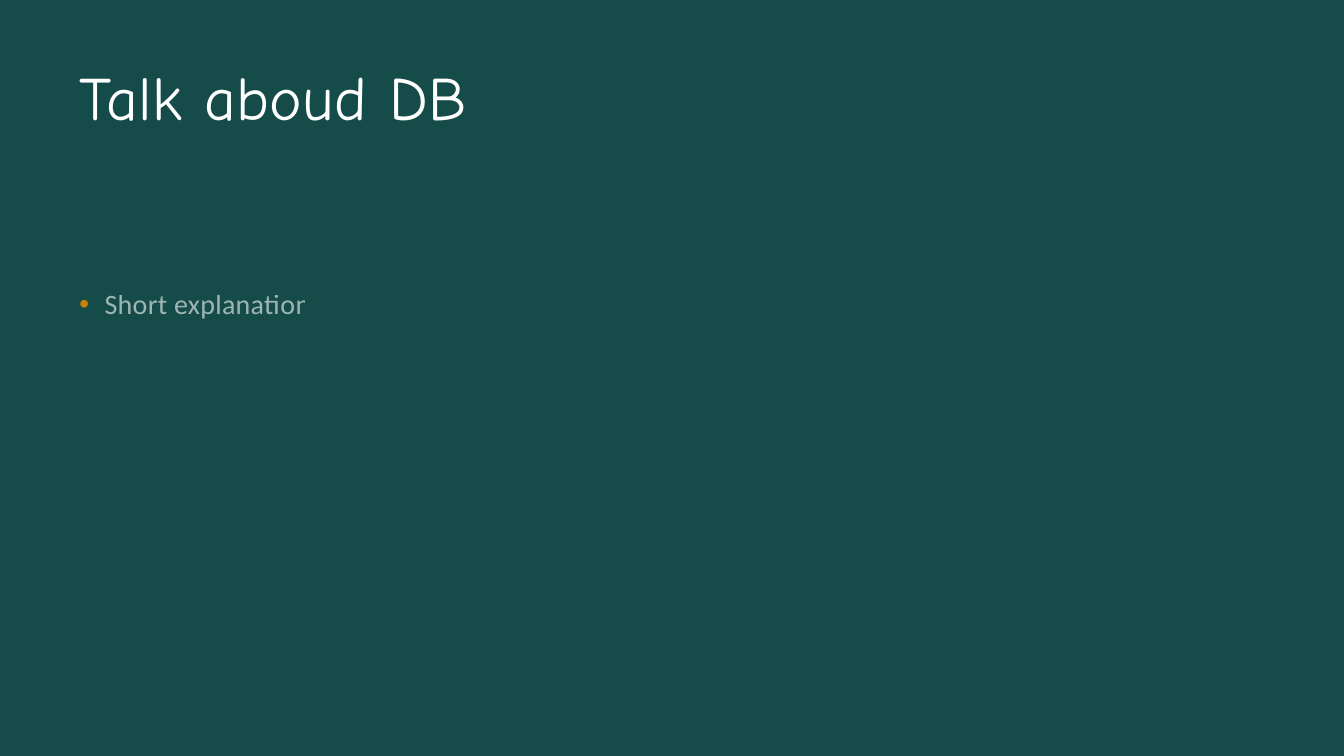
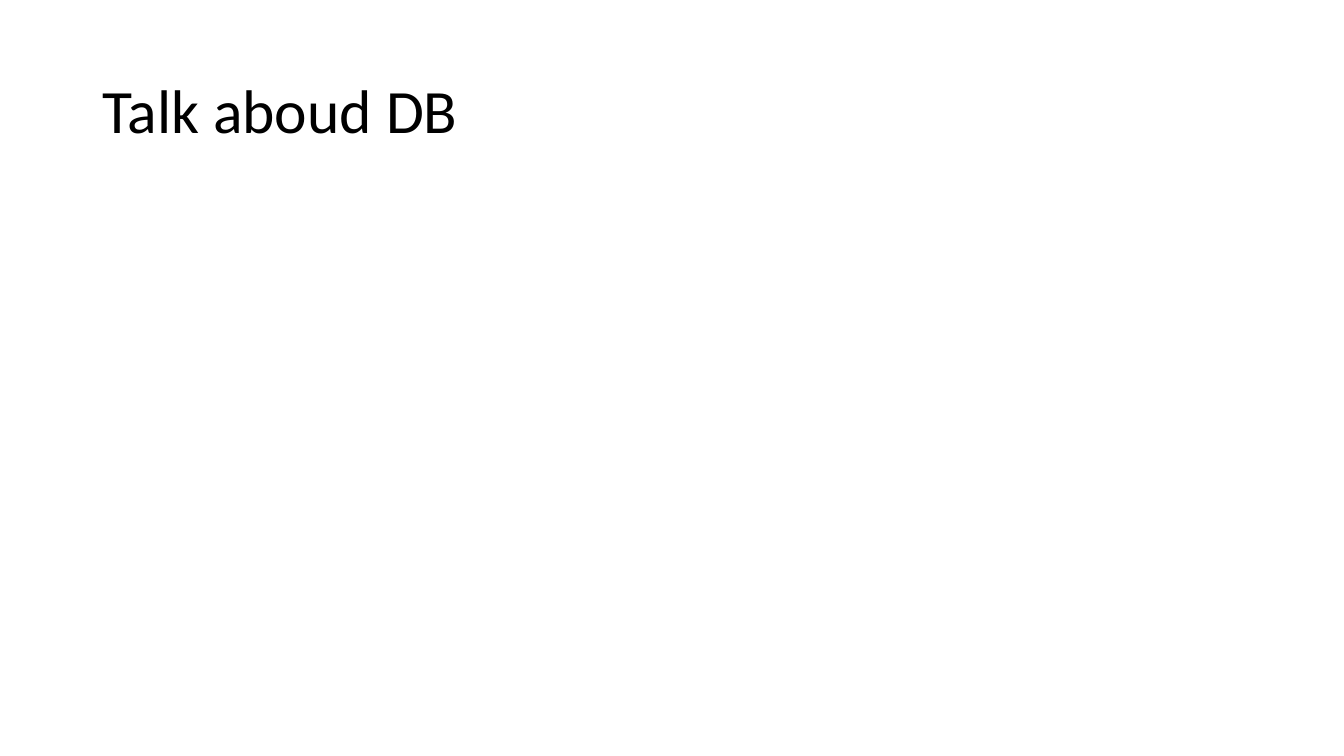
Before and after one commit to AntonioPirani/SQLiteProject, a slide deck: slide 6 of Presentation.pptx (slide 7 before the commit). Drawn at 1344x756 pixels with LibreOffice and Linux fonts; fonts in the diff are those of the drawing. Boxes give left, top, right and bottom in pixels: in the first picture for what was removed or moved away, otherwise in the second. Text is boxed around its words. In the diff, an @@ line names an element or a change of style, - is before the commit and + after.

```diff
--- a/Presentation.pptx
+++ b/Presentation.pptx
@@ background #0B2827 to #FFFFFF @@
@@ rectangle removed at (x1=0, y1=0, x2=1344, y2=756) @@
@@ title "Talk aboud DB" moved from (x1=79, y1=77, x2=466, y2=121) to (x1=102, y1=90, x2=457, y2=134) @@
@@ title "Talk aboud DB" at (x1=102, y1=90, x2=457, y2=134): font Comic Neue to Calibri, text colour #FFFFFF to #000000, letter spacing 0.4 to 0 pt; line spacing 0.88 to 0.9; vertical alignment top to middle @@
@@ text removed at (x1=105, y1=295, x2=310, y2=319) @@
-• Short explanation
```
Also in this commit, not shown: 5 other slides changed, 3 slides added, 3 slides removed.
